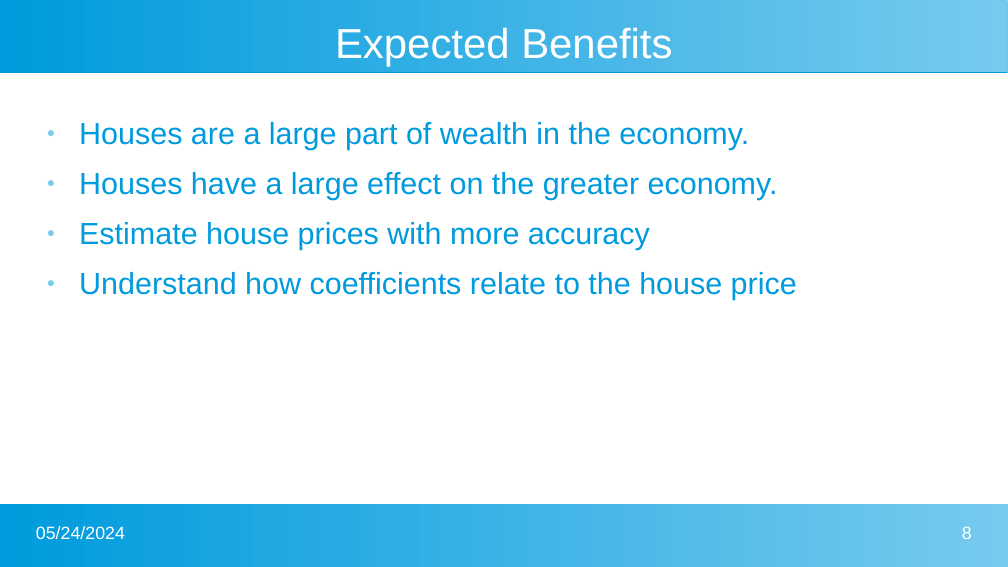
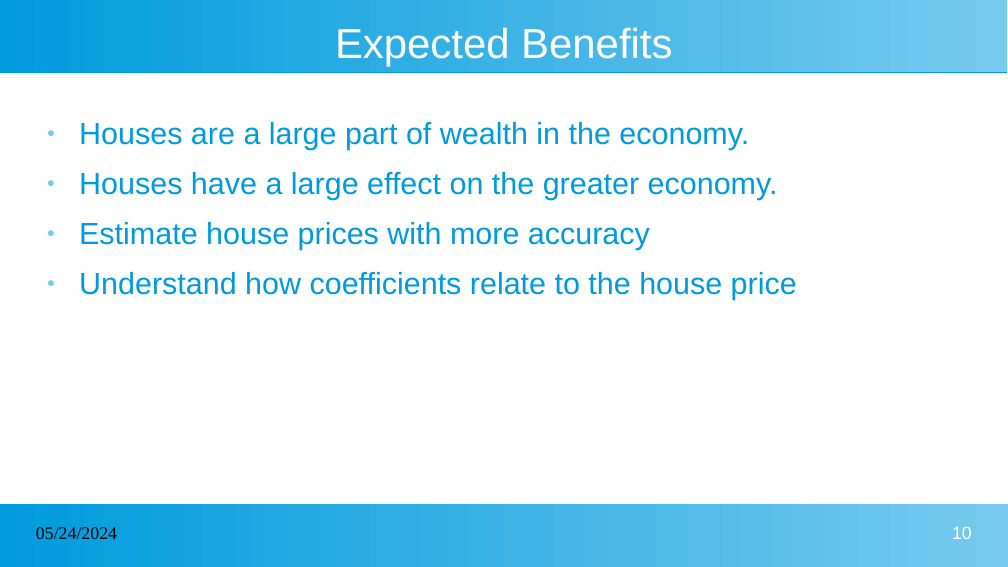
Before and after one commit to darrellbrand/capstone-msda, a slide deck: slide 10 of capstone-presentation.pptx (slide 8 before the commit). Drawn at 1008x567 pixels with LibreOffice and Linux fonts; fonts in the diff are those of the drawing. Boxes give left, top, right and bottom in pixels: in the first picture for what was removed or moved away, otherwise in the second. Text is boxed around its words. In the diff, an @@ line names an element or a change of style, - is before the commit and + after.

```diff
--- a/capstone-presentation.pptx
+++ b/capstone-presentation.pptx
@@ text "05/24/2024" at [36, 527, 117, 539]: font Arial to Times New Roman, text colour #FFFFFF to #000000 @@
@@ page number at [952, 526, 972, 539]: text changed @@
-8
+10
```
Also in this commit, not shown: 7 other slides changed, 2 slides added, 1 other file.
